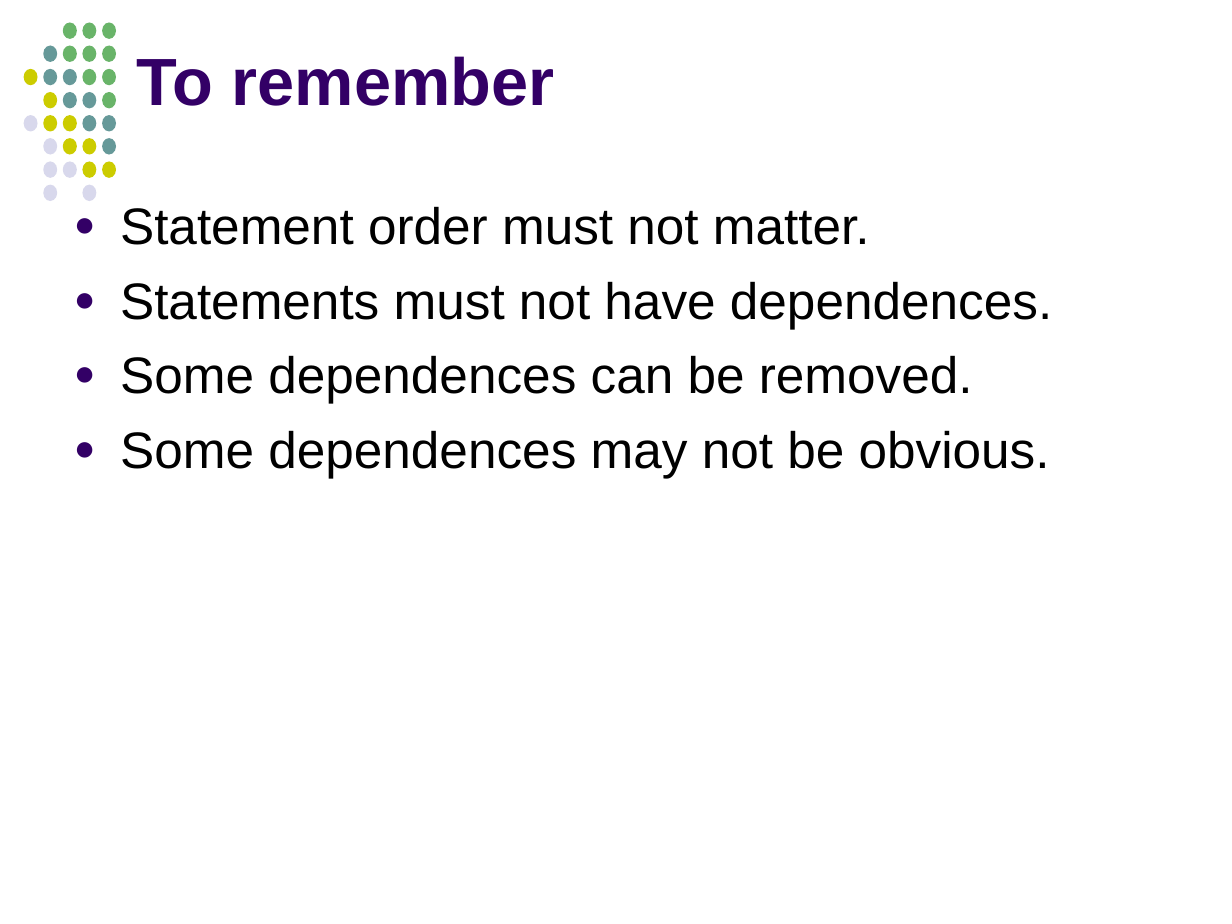
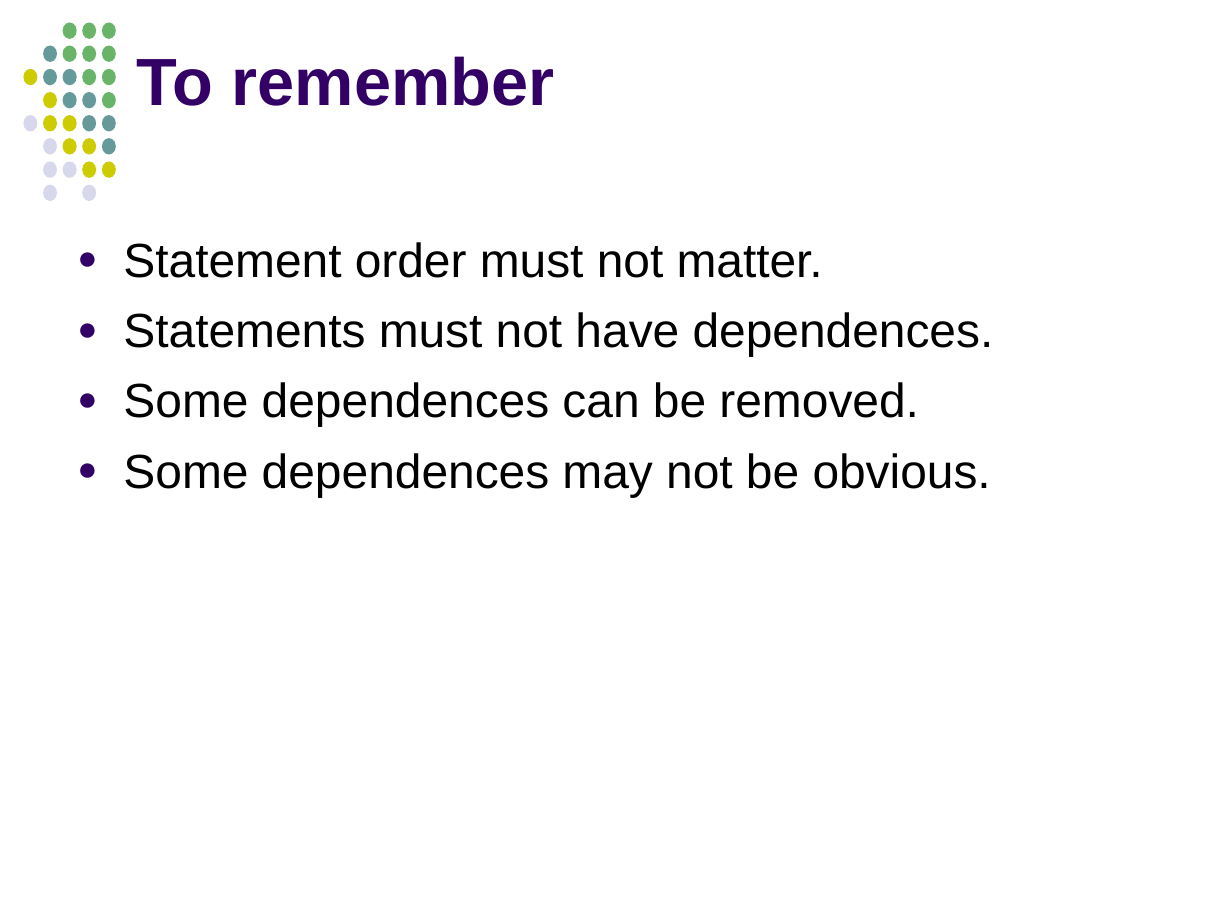
Before and after one commit to jablub/chpc_omp, a slide deck: slide 101 of OpenMP_MKuttel_CHPCWinterSchool2012.odp (slide 118 before the commit). Drawn at 1232x924 pixels with LibreOffice and Linux fonts; fonts in the diff are those of the drawing. Boxes give left, top, right and bottom in pixels: in the first picture for what was removed or moved away, otherwise in the second. Text is boxed around its words. In the diff, an @@ line names an element or a change of style, - is before the commit and + after.

```diff
--- a/OpenMP_MKuttel_CHPCWinterSchool2012.odp
+++ b/OpenMP_MKuttel_CHPCWinterSchool2012.odp
@@ text "Statement order must not matter.": place and size @@
-text "Statement order must not matter." at (120, 206, 1052, 478)
+text "Statement order must not matter." at (123, 242, 994, 497)
@@ text "Statement order must not matter." at (123, 242, 994, 497): size 30 to 28 pt @@
```
Also in this commit, not shown: 89 other slides changed, 6 slides added, 38 slides removed.
